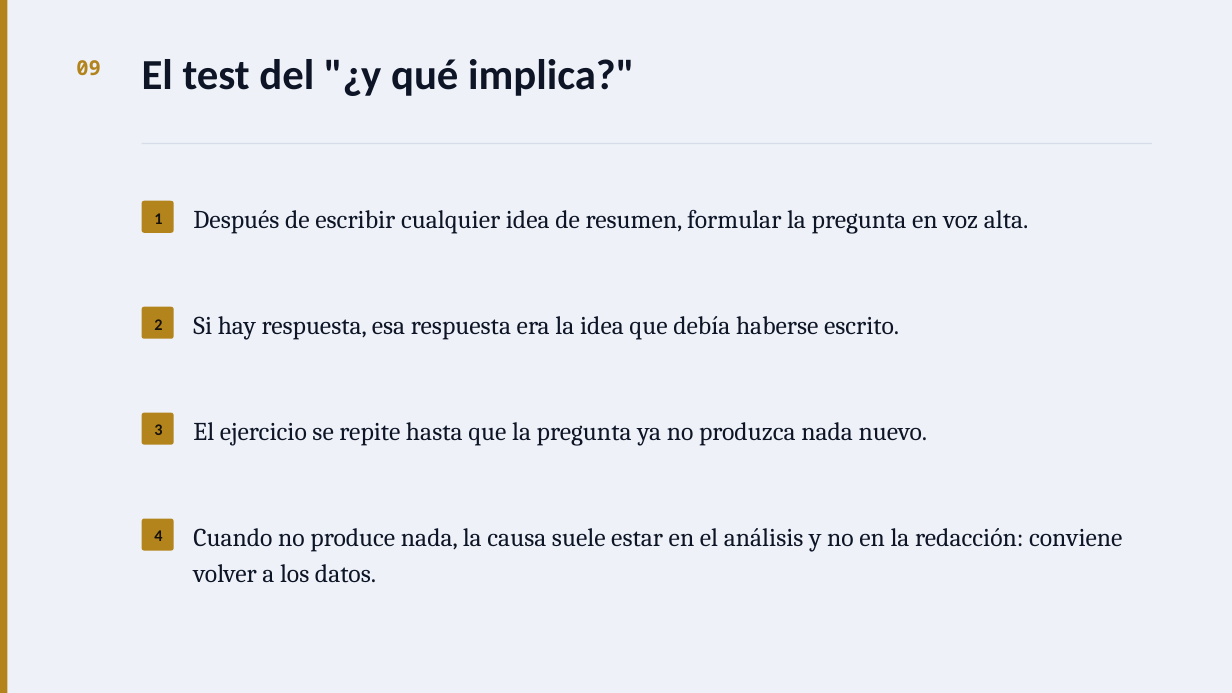
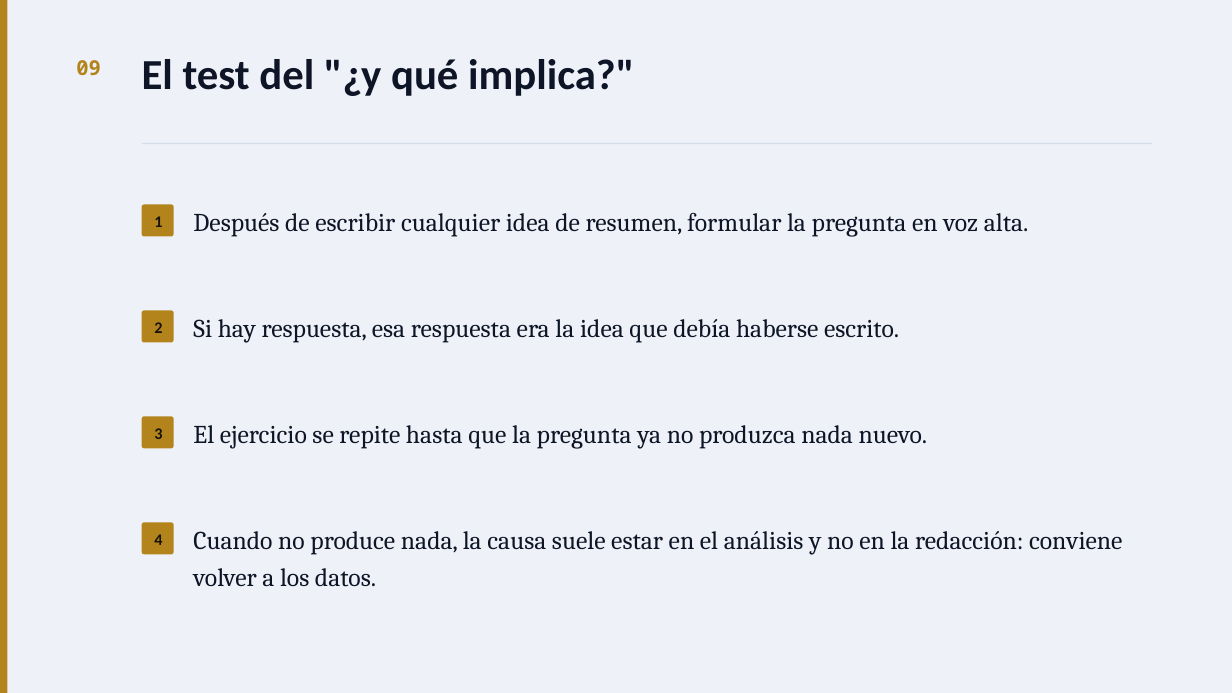
Before and after one commit to jonathanvazh/conclusion-first, a slide deck: slide 10 of Taller-conclusion-primero.pptx. Drawn at 1232x693 pixels with LibreOffice and Linux fonts; fonts in the diff are those of the drawing. Boxes give left, top, right and bottom in pixels: in the first picture for what was removed or moved away, otherwise in the second. Text is boxed around its words. In the diff, an @@ line names an element or a change of style, - is before the commit and + after.

```diff
--- a/Taller-conclusion-primero.pptx
+++ b/Taller-conclusion-primero.pptx
@@ 4 texts, 1 rounded rectangle: place and size @@
-4 texts, 1 rounded rectangle at [142, 201, 1122, 583]
+4 texts, 1 rounded rectangle at [142, 205, 1122, 587]
```
Also in this commit, not shown: 9 other slides changed, 13 other files.
